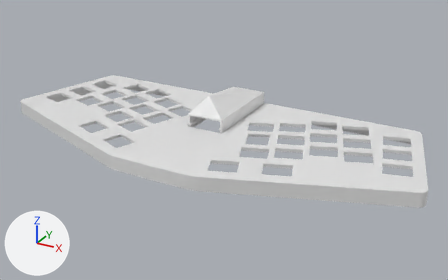
An edit to the Blender file drawing/absolem34.blend, drawn before and after from the same camera.
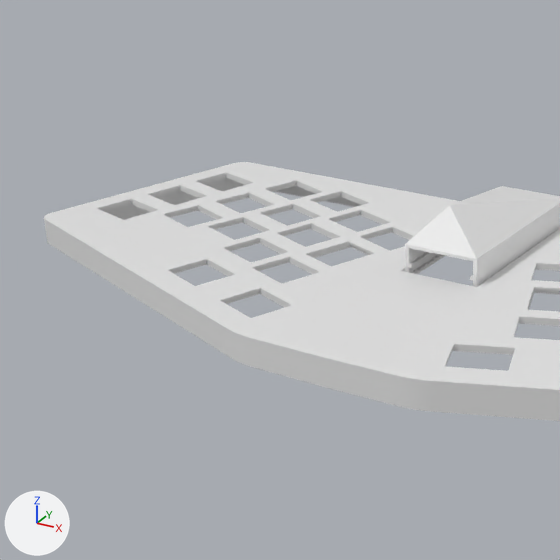
The first picture shows the older version from a camera (50 mm lens) standing at (178.0, -298.0, 145.0) and looking at (12.0, 4.0, -6.0). The close-ups show both versions on the part from 0% to 58% of the width and 0% to 93% of the height of that picture; other places that the commit changed are outside them. The lights are fixed; the arrows at lower left show +X, +Y and +Z.

Objects in the first close-up: 'protector', 'switchplate.001'.
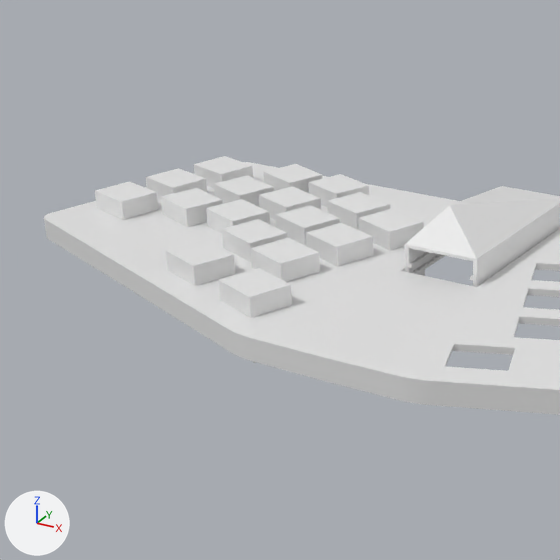
Boxes [x1, y1, x2, y2] around the edits, measured in the close-ups (560 x 560 px):
'switchplate.001', reshaped
    before: [44, 162, 560, 421]
    after: [44, 162, 560, 415]
'cuts-switches', now drawn
    after: [95, 156, 425, 363]

Diff of the bpy script that builds the scene:
```diff
--- a/drawing/absolem34.blend.py
+++ b/drawing/absolem34.blend.py
@@ me_yaskplate_002 @@
 me_yaskplate_002.from_pydata(...)  # 13 vertices, 7 faces; spans x -136.8..0.0, y -8.3..0.0, z -60.0..57.0
 # used by ob_switchplate_001; location = (0.0, 0.0, 0.0); rotation_euler = (1.571, 0.0, 0.0), in degrees (90, 0, 0)
 # before: 3 (-12.5, -8.3, -60.0), 4 (-26.4, -8.3, 56.6), 5 (0.0, -8.3, 57.0), 6 (-136.8, -8.3, 16.4), 7 (-116.3, -8.3, -60.0)
+# me_yaskplate_002 part 1
+for i in [*range(3, 8)]: me_yaskplate_002.vertices[i].co += Vector((0.0, 1.7, 0.0))
 me_yaskplate_002.materials.append(mat_material_001)
```
